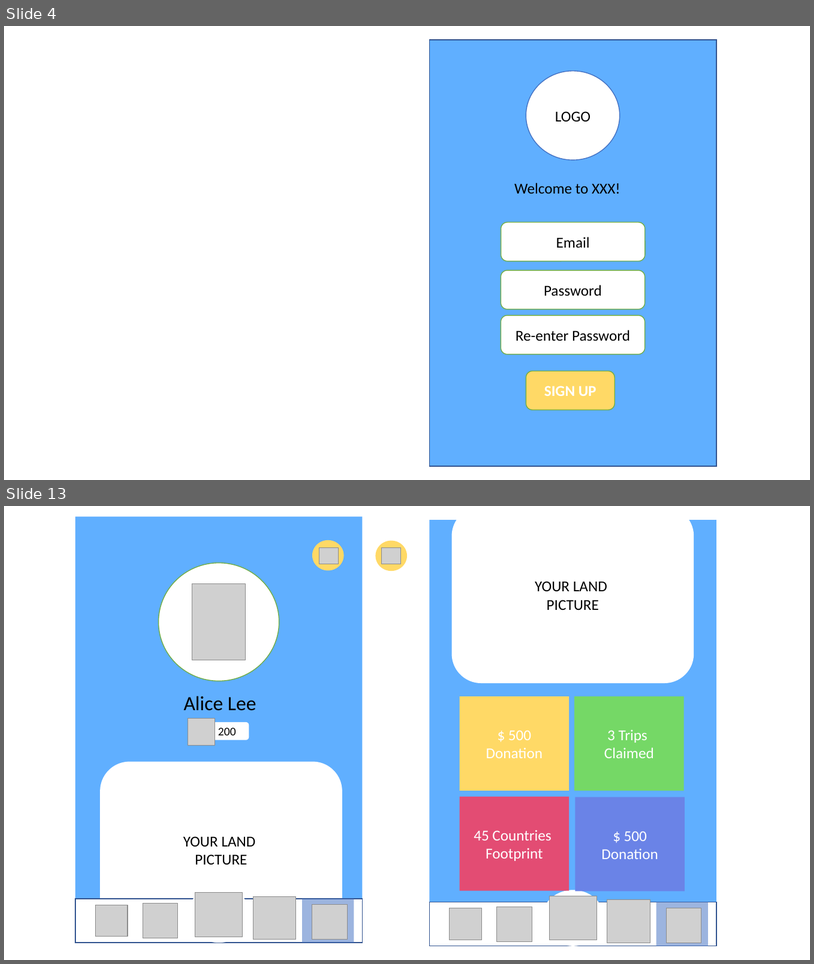
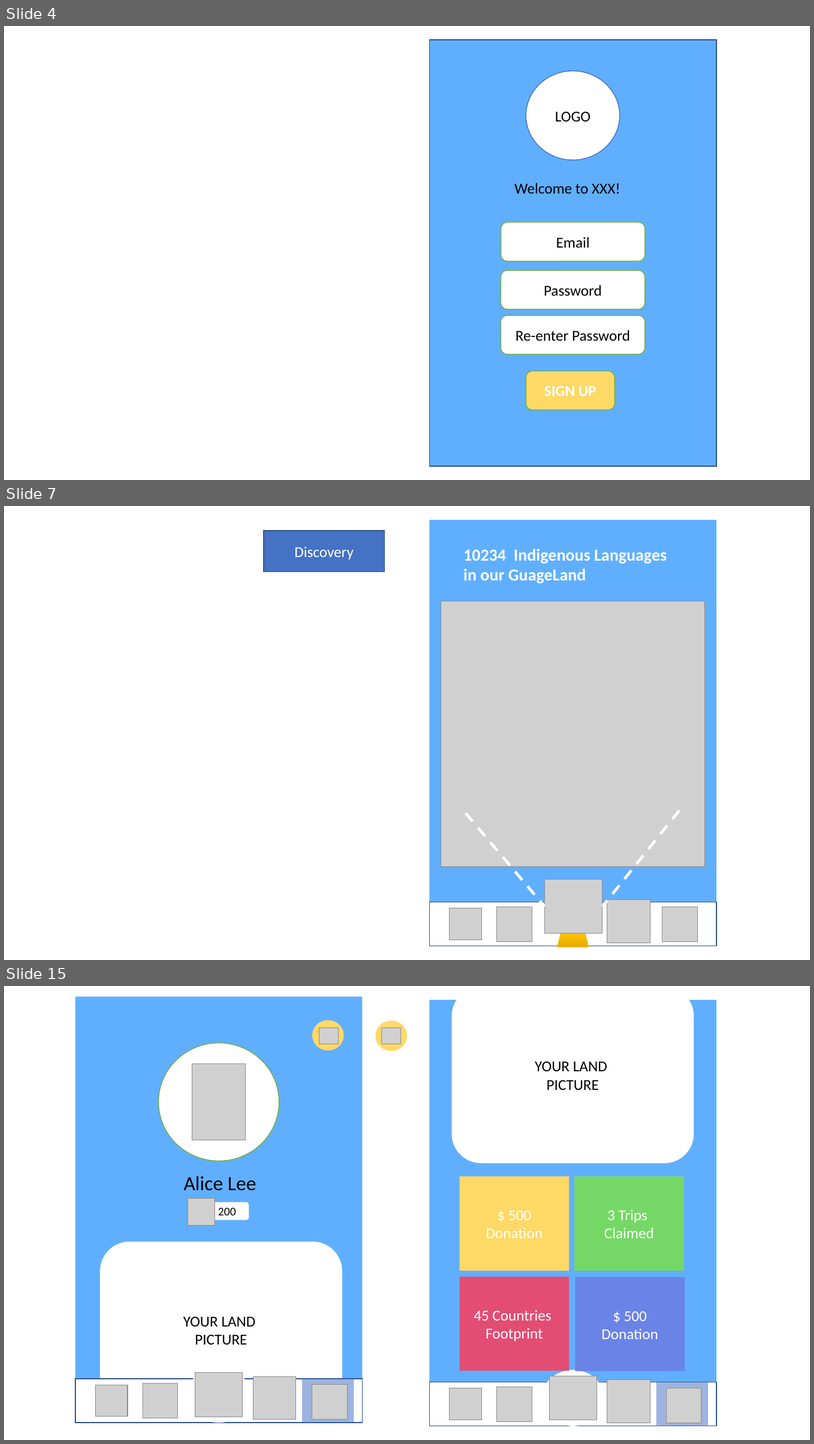
Before and after one commit to liumcse/GuageLand, a slide deck: src/common/prototype/design_fossasia.pptx. Shown one above the other, each under a label of ours: slides 4 and 13 before the commit, slides 4, 7 and 15 after it; the slides between them are not shown. The pictures are 814x964 and 814x1444 pixels, drawn with LibreOffice and Linux fonts; fonts in the diff are those of the drawing; grey boxes stand for pictures; background and template pictures are left out. Boxes give left, top, right and bottom in pixels: in the first picture for what was removed or moved away, otherwise in the second. Text is boxed around its words. In the diff, an @@ line names an element or a change of style, - is before the commit and + after.

```diff
--- a/src/common/prototype/design_fossasia.pptx
+++ b/src/common/prototype/design_fossasia.pptx
@@ slide 7 added at box(4, 506, 810, 960), background #FFFFFF @@
@@ rectangle added at box(430, 520, 717, 946), fill #60AFFF @@
@@ rectangle added at box(264, 531, 384, 572), fill #4472C4, outline #325491 1 pt, 18 pt, text #FFFFFF @@
+Discovery
@@ text added at box(464, 549, 667, 583), 20 pt, text #FFFFFF, bold @@
+10234 Indigenous Languages
+in our GuageLand
@@ picture added at box(441, 601, 706, 867) @@
@@ line added from (680, 810) to (603, 906), #FFFFFF 3.25 pt dashed @@
@@ line added from (466, 813) to (545, 906), #FFFFFF 3.25 pt dashed @@
@@ picture added at box(545, 879, 603, 933) @@
@@ rectangle added at box(430, 901, 717, 946), fill #FFFFFF, outline #325491 1 pt @@
@@ ellipse added at box(542, 889, 605, 946), fill #FFFFFF @@
@@ picture added at box(608, 900, 651, 943) @@
@@ picture added at box(450, 908, 482, 940) @@
@@ picture added at box(497, 906, 532, 942) @@
@@ picture added at box(663, 906, 698, 942) @@
@@ trapezoid added at box(558, 922, 589, 946), fill gradient #FFC64B to #FFC000 to #E3AB00, outline #FFC000 0.5 pt @@
@@ what was slide 13 is now slide 15 @@
```
Also in this commit, not shown: 8 slides changed, 2 other slides added, 1 slide removed, 3 other files.
